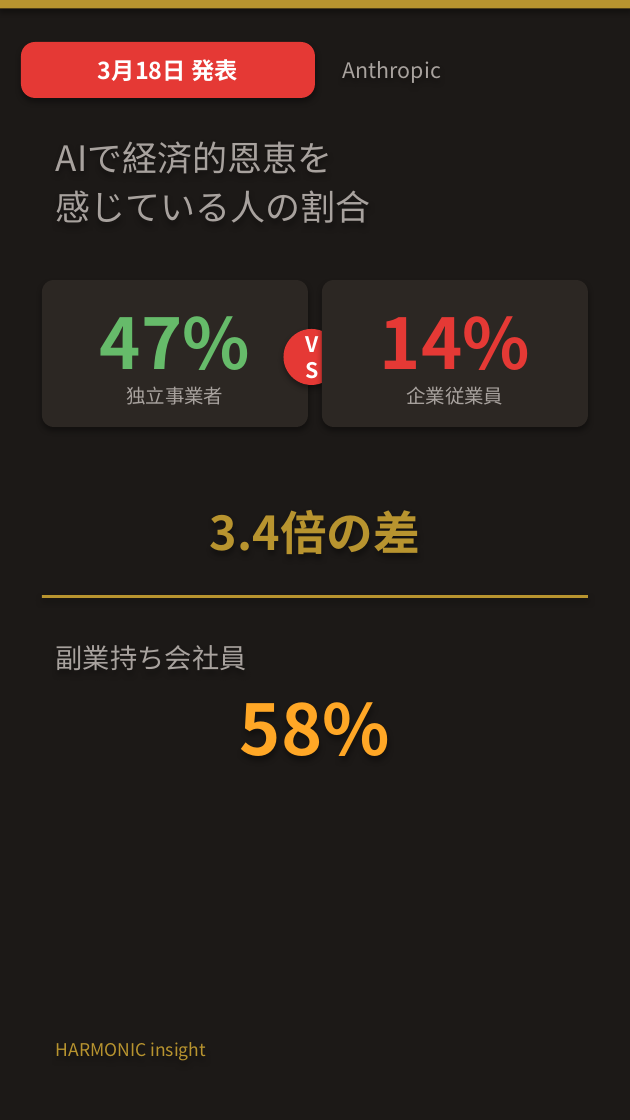
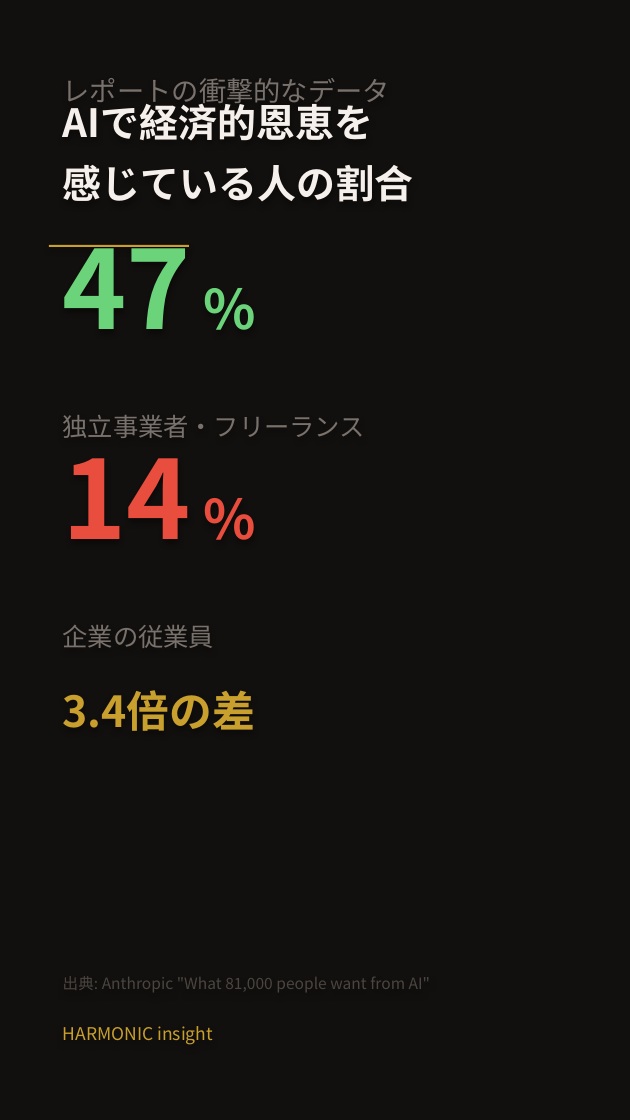
Before and after one commit to HarmonicInsight/harmonic-marketing, a slide deck: slide 2 of content/youtube/shorts/SHORT_NEWS_02_anthropic_autonomy.pptx. Drawn at 630x1120 pixels with LibreOffice and Linux fonts; fonts in the diff are those of the drawing. Boxes give left, top, right and bottom in pixels: in the first picture for what was removed or moved away, otherwise in the second. Text is boxed around its words. In the diff, an @@ line names an element or a change of style, - is before the commit and + after.

```diff
--- a/content/youtube/shorts/SHORT_NEWS_02_anthropic_autonomy.pptx
+++ b/content/youtube/shorts/SHORT_NEWS_02_anthropic_autonomy.pptx
@@ background #1C1917 to #12100E @@
@@ rectangle removed at box(0, 0, 630, 8) @@
@@ rounded rectangle removed at box(21, 42, 315, 98) @@
-3月18日 発表
@@ text added at box(63, 78, 390, 108), 14 pt, text #78716C @@
+レポートの衝撃的なデータ
@@ text removed at box(343, 61, 441, 83) @@
-Anthropic
@@ text "AIで経済的恩恵を": place and size @@
-text "AIで経済的恩恵を" at box(56, 141, 371, 223)
+text "AIで経済的恩恵を" at box(63, 97, 413, 202)
@@ text "AIで経済的恩恵を" at box(63, 97, 413, 202): size 18 to 20 pt, text colour #A8A29E to #F5F0EB, bold on; line spacing 1 to 1.3; less space between paragraphs @@
@@ rectangle added at box(49, 245, 189, 246), fill #C9A02D @@
@@ text added at box(63, 245, 192, 329), 56 pt, text #6BD47B, bold @@
+47 %
@@ rounded rectangle removed at box(42, 280, 308, 427) @@
-47%
-独立事業者
@@ rounded rectangle removed at box(322, 280, 588, 427) @@
-14%
-企業従業員
@@ ellipse removed at box(283, 329, 339, 385) @@
-VS
@@ text added at box(63, 415, 365, 438), 13 pt, text #78716C @@
+独立事業者・フリーランス
@@ text added at box(63, 428, 192, 539), 56 pt, text #E84D3D, bold @@
+14 %
@@ rectangle removed at box(42, 595, 588, 598) @@
@@ text at box(63, 625, 214, 648): text changed; size 14 to 13 pt; text colour #A8A29E to #78716C @@
-副業持ち会社員
+企業の従業員
@@ text "3.4倍の差": place and size @@
-text "3.4倍の差" at box(210, 510, 420, 554)
+text "3.4倍の差" at box(63, 690, 255, 731)
@@ text "3.4倍の差" at box(63, 690, 255, 731): size 24 to 22 pt, text colour #B8942F to #C9A02D; alignment centre to left; line spacing 1 to 1.3; less space between paragraphs @@
@@ text removed at box(240, 702, 390, 756) @@
-58%
@@ text added at box(63, 976, 430, 992), 8 pt, text #4A4540 @@
+出典: Anthropic "What 81,000 people want from AI"
@@ text "HARMONIC insight": place and size @@
-text "HARMONIC insight" at box(56, 1042, 206, 1061)
+text "HARMONIC insight" at box(63, 1026, 213, 1045)
@@ text "HARMONIC insight" at box(63, 1026, 213, 1045): text colour #B8942F to #C9A02D; line spacing 1 to 1.3 @@
```
Also in this commit, not shown: 1 other slide changed, 3 slides added, 3 slides removed, 3 other files.
